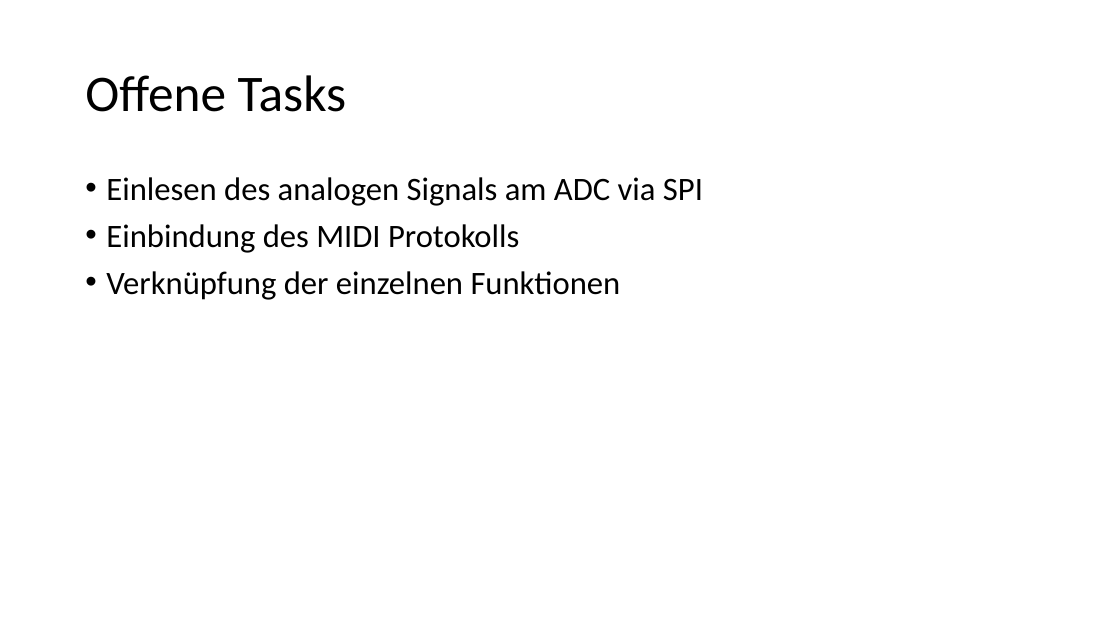
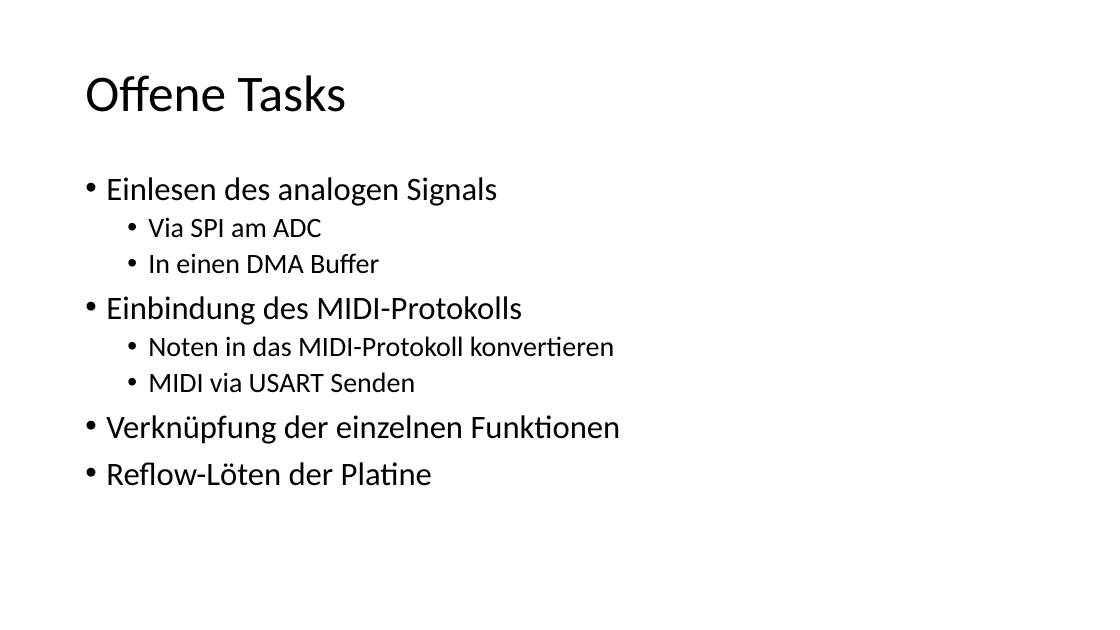
Before and after one commit to s-grundner/MTAP-MIDI-Guitar-Converter, a slide deck: slide 12 of documentation/Entwurf.pptx (slide 11 before the commit). Drawn at 1120x630 pixels with LibreOffice and Linux fonts; fonts in the diff are those of the drawing. Boxes give left, top, right and bottom in pixels: in the first picture for what was removed or moved away, otherwise in the second. Text is boxed around its words. In the diff, an @@ line names an element or a change of style, - is before the commit and + after.

```diff
--- a/documentation/Entwurf.pptx
+++ b/documentation/Entwurf.pptx
@@ text at bbox=[106, 177, 614, 393]: text changed; size 28 to 24 pt @@
-• Einlesen des analogen Signals am ADC via SPI
-• Einbindung des MIDI Protokolls
+• Einlesen des analogen Signals
+  • Via SPI am ADC
+  • In einen DMA Buffer
+• Einbindung des MIDI-Protokolls
+  • Noten in das MIDI-Protokoll konvertieren
+  • MIDI via USART Senden
@@ text at bbox=[106, 462, 432, 486]: paragraph added @@
+• Reflow-Löten der Platine
```
Also in this commit, not shown: 3 other slides changed, 3 slides added, 2 slides removed, 2 other files.
